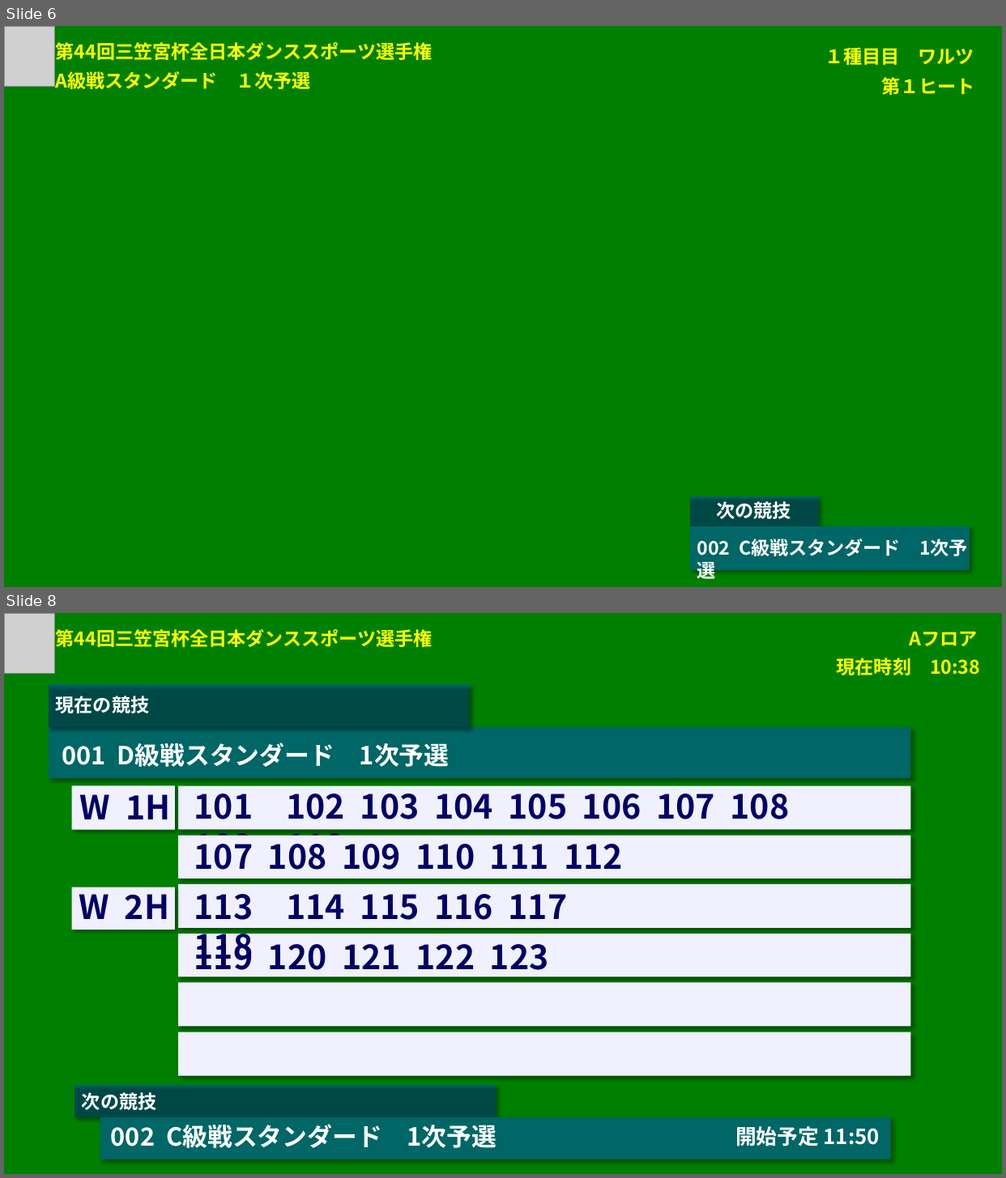
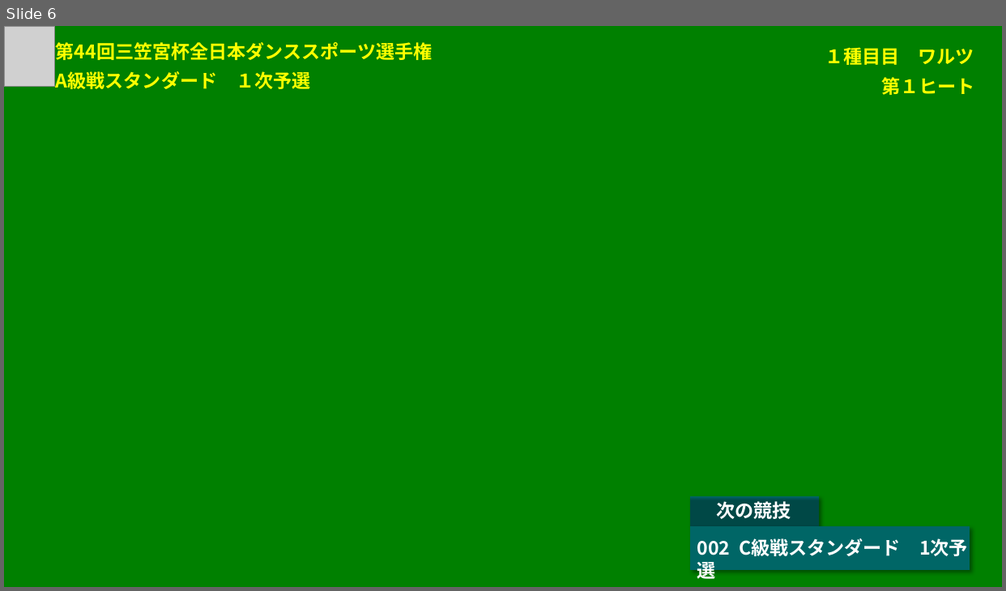
Before and after one commit to fumisaku/DSDsp, a slide deck: 画面デザイン.pptx. Shown one above the other, each under a label of ours: slides 6 and 8 before the commit, slide 6 after it; the slides between them are not shown. The pictures are 1006x1178 and 1006x591 pixels, drawn with LibreOffice and Linux fonts; fonts in the diff are those of the drawing; grey boxes stand for pictures. Boxes give left, top, right and bottom in pixels: in the first picture for what was removed or moved away, otherwise in the second. Text is boxed around its words. In the diff, an @@ line names an element or a change of style, - is before the commit and + after.

```diff
--- a/画面デザイン.pptx
+++ b/画面デザイン.pptx
@@ slide 8 removed at [4, 613, 1002, 1174], background #008000 @@
@@ picture removed at [4, 613, 55, 674] @@
@@ text removed at [56, 629, 432, 647] @@
-第44回三笠宮杯全日本ダンススポーツ選手権
@@ text removed at [910, 631, 978, 646] @@
-Aフロア
@@ text removed at [837, 658, 980, 675] @@
-現在時刻 10:38
@@ rectangle removed at [49, 684, 470, 727] @@
@@ text removed at [56, 696, 149, 713] @@
-現在の競技
@@ rectangle removed at [49, 727, 910, 778] @@
@@ text removed at [62, 743, 450, 767] @@
-001 D級戦スタンダード 1次予選
@@ rectangle removed at [72, 786, 176, 830] @@
@@ text removed at [80, 786, 170, 820] @@
-W 1H
@@ rectangle removed at [178, 786, 911, 829] @@
@@ text removed at [194, 785, 790, 867] @@
-101 102 103 104 105 106 107 108 109 110
@@ rectangle removed at [178, 835, 911, 879] @@
@@ text removed at [342, 835, 623, 870] @@
-107 108 109 110 111 112
@@ rectangle removed at [72, 888, 176, 931] @@
@@ text removed at [79, 885, 169, 919] @@
-W 2H
@@ rectangle removed at [178, 884, 911, 928] @@
@@ text removed at [194, 894, 568, 968] @@
-113 114 115 116 117 118
@@ rectangle removed at [178, 934, 911, 977] @@
@@ text removed at [194, 935, 549, 983] @@
-119 120 121 122 123 124
@@ rectangle removed at [178, 983, 911, 1026] @@
@@ rectangle removed at [178, 1033, 911, 1076] @@
@@ rectangle removed at [74, 1085, 496, 1118] @@
@@ text removed at [82, 1093, 156, 1110] @@
-次の競技
@@ rectangle removed at [100, 1118, 891, 1161] @@
@@ text removed at [111, 1124, 497, 1148] @@
-002 C級戦スタンダード 1次予選
@@ text removed at [735, 1127, 880, 1147] @@
-開始予定 11:50
```
Also in this commit, not shown: 4 slides changed, 11 slides added, 2 other slides removed, 53 other files.
